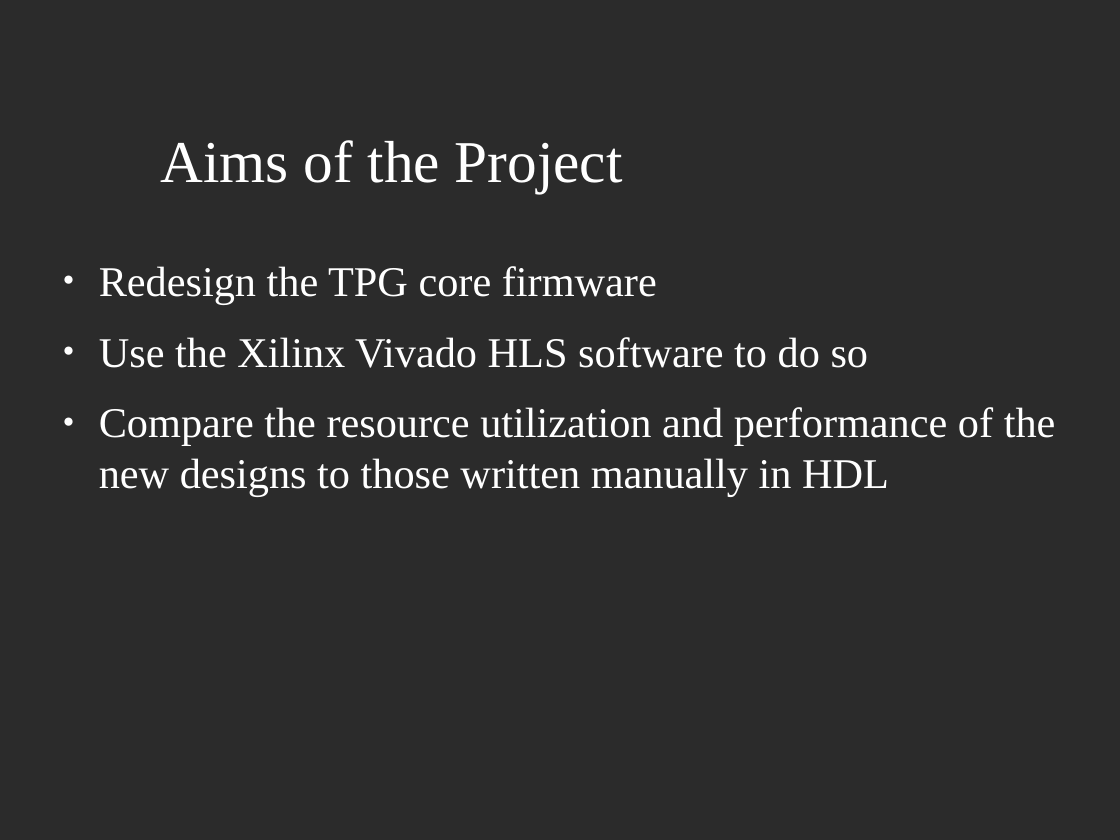
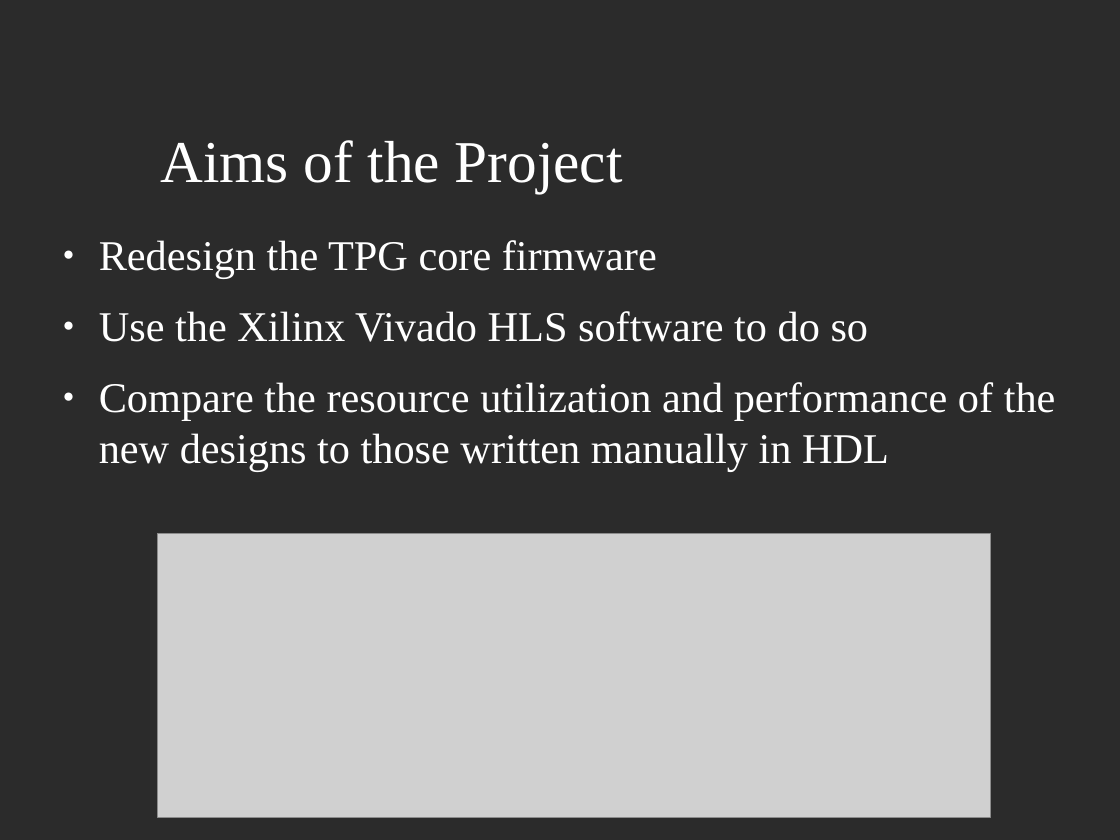
Before and after one commit to JoshCodesPhysics/dune_project, a slide deck: slide 9 of dune_notes/dune_pres/dune_project_pres.odp (slide 11 before the commit). Drawn at 1120x840 pixels with LibreOffice and Linux fonts; fonts in the diff are those of the drawing; grey boxes stand for pictures; background and template pictures are left out; a plain dark background stands for a picture behind light text. Boxes give left, top, right and bottom in pixels: in the first picture for what was removed or moved away, otherwise in the second. Text is boxed around its words. In the diff, an @@ line names an element or a change of style, - is before the commit and + after.

```diff
--- a/dune_notes/dune_pres/dune_project_pres.odp
+++ b/dune_notes/dune_pres/dune_project_pres.odp
@@ text "Redesign the TPG core firmware": place and size @@
-text "Redesign the TPG core firmware" at (99,266,1056,497)
+text "Redesign the TPG core firmware" at (99,240,1056,472)
@@ picture added at (158,534,991,818) @@
```
Also in this commit, not shown: 3 other slides changed, 3 slides added, 6 slides removed, 1 other file.
